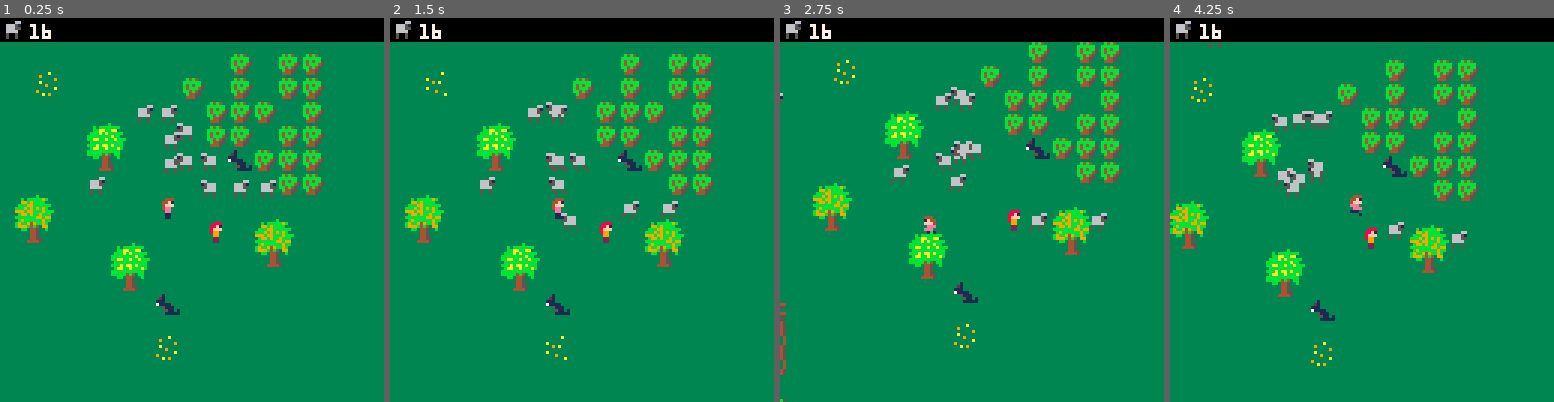
Above: before the commit, frames 1-4 (left to right).
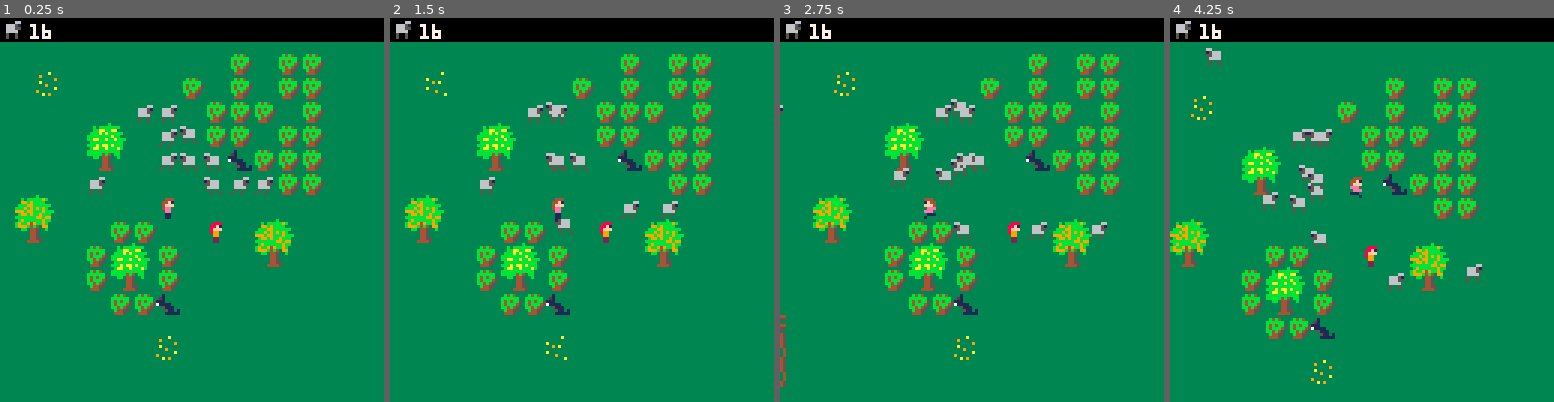
Above: after the commit, the same moments.

Repository: sdegutis/shepherdgame.com
Game: PICO-8 cartridge sheep.p8
Same seed, same stepped clock (60 frames per second), same inputs: the game is played once before the commit and once after it.
Inputs:
- Up to frame 1 (0.25 s): no input
- Up to frame 2 (1.5 s): tap O (Z key) at 0.33, 0.7, 1.43 s; tap X (X key) at 1.07 s
- Up to frame 3 (2.75 s): hold Left 1.97-2.37 s; tap X (X key) at 2.07, 2.4, 2.73 s; tap O (Z key) at 2.22 s; hold Down from 2.42 s (still down)
- Up to frame 4 (4.25 s): release Down at 2.82 s; hold Right 2.87-3.53 s; tap X (X key) every 0.33 s from 3.07 to 4.07 s; tap O (Z key) at 3.1, 3.98 s; hold Up 3.58-4.08 s; hold Right from 4.13 s (still down)

The runs differ from the first frame. In frame 1, 3.0% of the frame differs, in the area x 22-72%, y 27-78%; in frame 2, 2.2%; in frame 3, 14%; in frame 4, 16%, in the area x 0-82%, y 6-96%.

Commit message:
Finally fixed trees

Diff:
--- a/sheep.p8
+++ b/sheep.p8
@@ -47,23 +47,24 @@
 				makeseed(x,y)
 				replacetile(x,y)
 			elseif fget(s,2) then
+				-- trees
+				local seeder
 				local s2 = mget(x+1,y)
 				if s2==7 then
-					maketree(5,x,y,s,makeapple)
-					maketree(0,x+1,y,s+1,makeapple)
+					seeder=makeapple
 				elseif s2==8 then
-					maketree(5,x,y,s,makebees)
-					maketree(0,x+1,y,s+1,makebees)
+					seeder=makebees
 				elseif s2==9 then
-					maketree(5,x,y,s,makesheep)
-					maketree(0,x+1,y,s+1)
+					seeder=makesheep
 					numsheep += 1
-				else
-					maketree(5,x,y,s)
-					maketree(0,x+1,y,s+1)
 				end
+
+				maketree(x,y,s,seeder)
+
 				replacetile(x,y)
 				replacetile(x+1,y)
+				replacetile(x,y+1)
+				replacetile(x+1,y+1)
 			elseif s==57 then
 				numsheep += 1
 				makebush(x,y,makesheep)
@@ -100,9 +101,8 @@
 end
 
 function add_to_emap(e)
-	local i = emapi(e.x, e.y)
-	add(emap[i], e)
-	e.slots = {emap[i]}
+	e.slots = {}
+	emap_move(e)
 end
 
 function emap_move(e)
@@ -198,10 +198,10 @@
 					seen[e]=true
 
 					if e.k!='player' then
-						if e.k=='decor' then
+						e:draw()
+						if e.drawlast then
 							add(drawlast,e)
 						else
-							e:draw()
 						end
 					end
 				end
@@ -213,7 +213,7 @@
 	abbey:draw()
 
 	for e in all(drawlast) do
-		e:draw()
+		e:drawlast()
 	end
 
 	camera()
@@ -295,6 +295,7 @@
 		h=8,
 		s=s,
 		draw=drawsimple,
+		drawlast=drawsimple,
 	})
 end
 
@@ -306,12 +307,12 @@
 
 0 solid
 1 draw in front
-2 left-tree, check right-tree
+2 top-left-tree
 3
 4
 5
 6
-7 pasture
+7
 
 --]]
 
@@ -1256,27 +1257,44 @@
 	end
 end
 
-function maketree(offx,x,y,s,itemfn)
+function maketree(x,y,s,itemfn)
+	local offx=6
 	add_to_emap({
 		k='tree',
 		x=x*8+offx,
-		y=y*8,
+		y=y*8+8,
 		w=3,
 		h=8,
 		offx=offx,
 		solid=true,
 		itemfn=itemfn,
 		s=s,
+		tick=ticktree,
 		draw=drawtree,
+		drawlast=drawtreelast,
 		shaker=itemfn and makeshaker(),
 	})
 end
 
+function drawtreelast(e)
+	local hit = e.hitted or 0
+	local x=e.x-e.offx + hit
+	spr(e.s,x,e.y-8,2,1)
+end
+
 function drawtree(e)
-	spr(e.s, e.x-e.offx, e.y)
+	local hit = e.hitted or 0
+	local x=e.x-e.offx + hit
+	spr(e.s+16,x,e.y,2,1)
+end
+
+function ticktree(e)
+	if (e.hitted) e.hitted=nil
 end
 
 function hittree(e, d)
+	e.hitted=d
+
 	if e.itemfn then
 		local x=e.x/8
 		local y=e.y/8-1
@@ -1591,7 +1609,7 @@
 41414141414141414141414141414141414141414141414141414141414141414141414141414140414141414141414141414141414141414141414040414141
 41414141414141414141414141414140404141414141414141414141414140414141414141414141414140414141404040404040404040404040414141414141
 __gff__
-0000000001010100000000000000000000000000010000000000000000000000000000000202020200000000000000000000000004010401000000000000000000000000000000000000000000000000000000000000000000000000000000000000000000000000000000000000000000000000000000000000000000000000
+0000000001010100000000000000000000000000010000000000000000000000000000000400040000000000000000000000000000000000000000000000000000000000000000000000000000000000000000000000000000000000000000000000000000000000000000000000000000000000000000000000000000000000
 0000000000000000000000000000000000000000000000000000000000000000000000000000000000000000000000000000000000000000000000000000000000000000000000000000000000000000000000000000000000000000000000000000000000000000000000000000000000000000000000000000000000000000
 __map__
 1414141414141404041414040404141414141414040404040404040404041414141414141414140404141414141414141414141414141414141414141414141414141414140404141404141414141414141414140404040404040414141414141414141414141414141414141414141414141414141414141414141414141414
@@ -1614,14 +1632,14 @@
 0400000000000000000000000000000000000000000000000000000000000000000000000000000000000000000000000000000000000000000000000000000000000000000000000000000000000000000000000003000303000000000000000000000000000000000000000000000000000000000000000000000000000014
 0400000000000000000000000000000000000000000000000000000000000000000000000000000000000000000000000000000000000000000000000000000000000000000000000000000000080000000000030003000303000000000000000000000000000000000000000000000000000000000000000000000000000014
 0400000000000000000000000000000000000000000000000000000000000000000000000000000000000000000000000000000000000000000000000000000000000000000000000000090000000000000909003803030003000000000000000000000000000000000000000000000000000000000000000000000000000004
-0400000000000000000000000000000000000000000000000000000000000000000000000000000000000000000000000000000000000000000000050500000005050000000000000000000000000026270009090303000303000000000000000000000000000000000000000000000000000000000000000000000000000404
-040000000000000000000000000000000000000000000000000000000000000000000000000000000000000000000000000000000000000000050505101010100505050500000000000000000000003609000909090a030339000000000000000000000000000000000000000000000000000000000000000000000000000414
+0400000000000000000000000000000000000000000000000000000000000000000000000000000000000000000000000000000000000000000000050500000005050000000000000000000000000026090009090303000303000000000000000000000000000000000000000000000000000000000000000000000000000404
+040000000000000000000000000000000000000000000000000000000000000000000000000000000000000000000000000000000000000000050505101010100505050500000000000000000000003637000909090a030339000000000000000000000000000000000000000000000000000000000000000000000000000414
 0400000000000000000000000000000000000000000000000000000000000000000000000000000000000000000000000000000000000005050510101010101010101010050505000000000000000009000000000909090303000000000000000000000000000000000000000000000000000000000000000000000000000414
-140000000000000000000000000000000000000000000000000000000000000000000000000000000000000000000000000000000000050510101010102020202010101010100505000000002425000000000c000000000000000000000000000000000000000000000000000000000000000000000000000000000000000414
-0400000000000000000000000000000000000000000000000000000000000000000000000000000000000000000000000000000000000610101030202020202030202010101005050500000034080000000000000d00242500000000000000000000000000000000000000000000000000000000000000000000000000000414
-0404000000000000000000000000000000000000000000000000000000000000000000000000000000000000000000000000000000050510101020202020202020202020101010050505000000000000262700000000343500000000000000000000000000000000000000000000000000000000000000000000000000040414
-1404000000000000000000000000000000000000000000000000000000000000000000000000000000000000000000000000000000061010102020202020303020202020201010100505000000000000360700000000000000000000000000000000000000000000000000000000000000000000000000000000000000000414
-140400000000000000000000000000000000000000000000000000000000000000000000000000000000000000000000000000000006101030302020202020202020202020201010100600000000000000000a000000000000000000000000000000000000000000000000000000000000000000000000000000000000000404
+140000000000000000000000000000000000000000000000000000000000000000000000000000000000000000000000000000000000050510101010102020202010101010100505000000002408000000000c000000000000000000000000000000000000000000000000000000000000000000000000000000000000000414
+0400000000000000000000000000000000000000000000000000000000000000000000000000000000000000000000000000000000000610101030202020202030202010101005050500000034350000030300000d00242500000000000000000000000000000000000000000000000000000000000000000000000000000414
+0404000000000000000000000000000000000000000000000000000000000000000000000000000000000000000000000000000000050510101020202020202020202020101010050505000000000003260703000000343500000000000000000000000000000000000000000000000000000000000000000000000000040414
+1404000000000000000000000000000000000000000000000000000000000000000000000000000000000000000000000000000000061010102020202020303020202020201010100505000000000003363703000000000000000000000000000000000000000000000000000000000000000000000000000000000000000414
+140400000000000000000000000000000000000000000000000000000000000000000000000000000000000000000000000000000006101030302020202020202020202020201010100600000000000003030a000000000000000000000000000000000000000000000000000000000000000000000000000000000000000404
 1404000000000000000000000000000000000000000000000000000000000000000000000000000000000000000000000000000000061010202020202020202020202030302020101005050000000000000000000000000000000000000000000000000000000000000000000000000000000000000000000000000000000404
 1404040000000000000000000000000000000000000000000000000000000000000000000000000000000000000000000000000005051010202020302020202020202020202020201010060000000000000008000000000000000000000000000000000000000000000000000000000000000000000000000000000000000404
 1404040000000000000000000000000000000000000000000000000000000000000000000000000000000000000000000000000006101010202020202020202020202020202020201010060000000000000000000000000000000000000000000000000000000000000000000000000000000000000000000000000000000414
